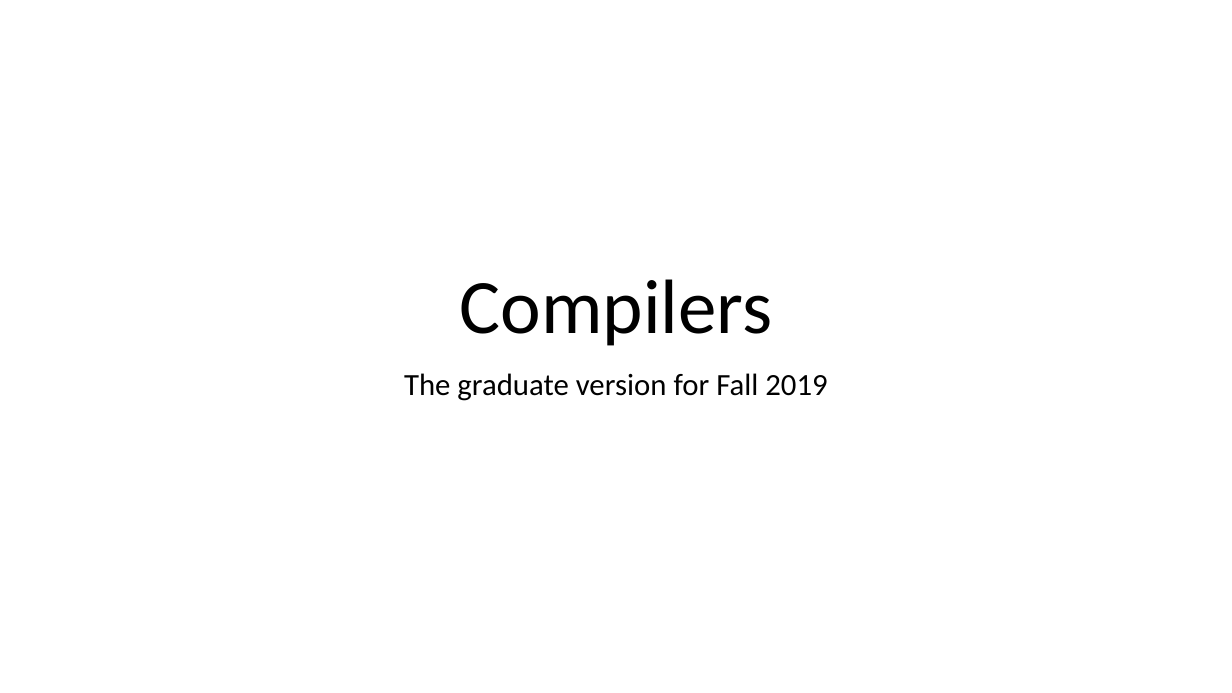
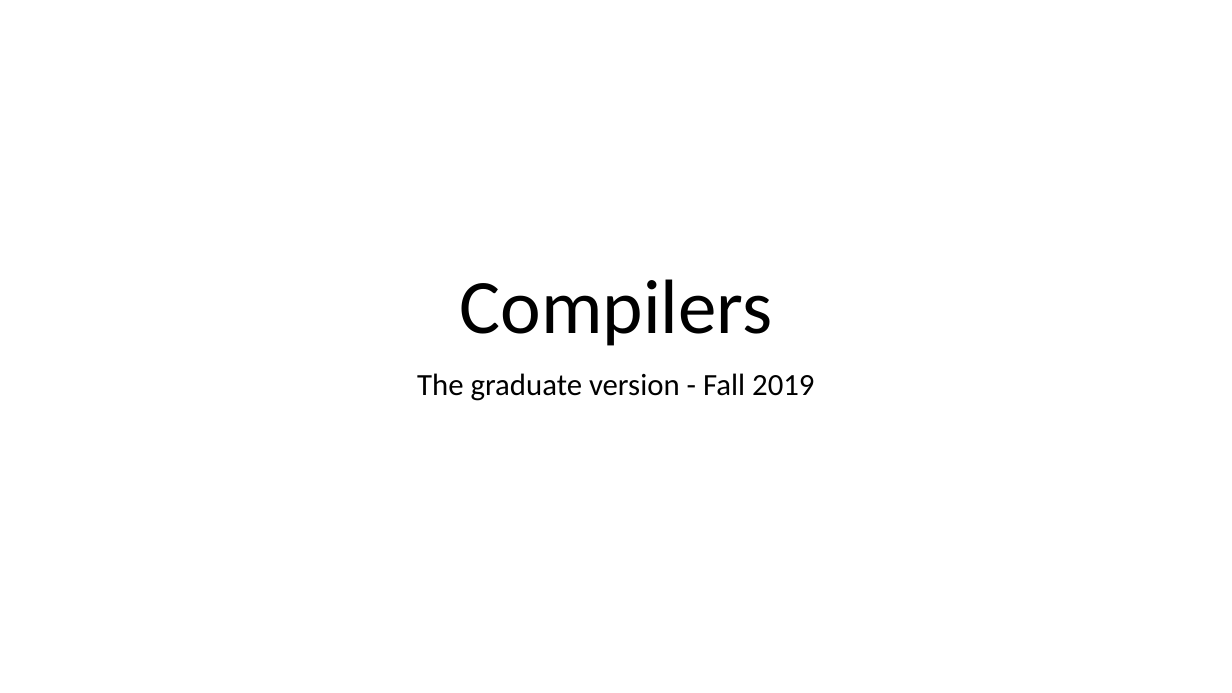
Before and after one commit to matthewbdwyer/matthewbdwyer.github.io, a slide deck: slide 1 of 6620/slides/Introduction.pptx. Drawn at 1232x693 pixels with LibreOffice and Linux fonts; fonts in the diff are those of the drawing. Boxes give left, top, right and bottom in pixels: in the first picture for what was removed or moved away, otherwise in the second. Text is boxed around its words. In the diff, an @@ line names an element or a change of style, - is before the commit and + after.

```diff
--- a/6620/slides/Introduction.pptx
+++ b/6620/slides/Introduction.pptx
@@ subtitle at [417,373,814,401]: text changed @@
-The graduate version for Fall 2019
+The graduate version - Fall 2019
```
Also in this commit, not shown: 2 other slides changed, 11 slides added, 2 slides removed, 13 other files.
